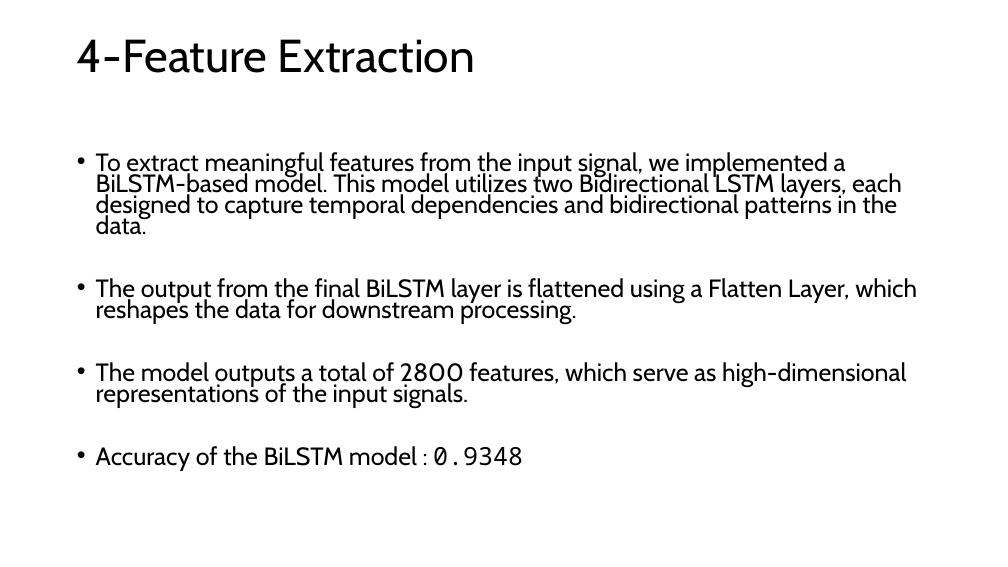
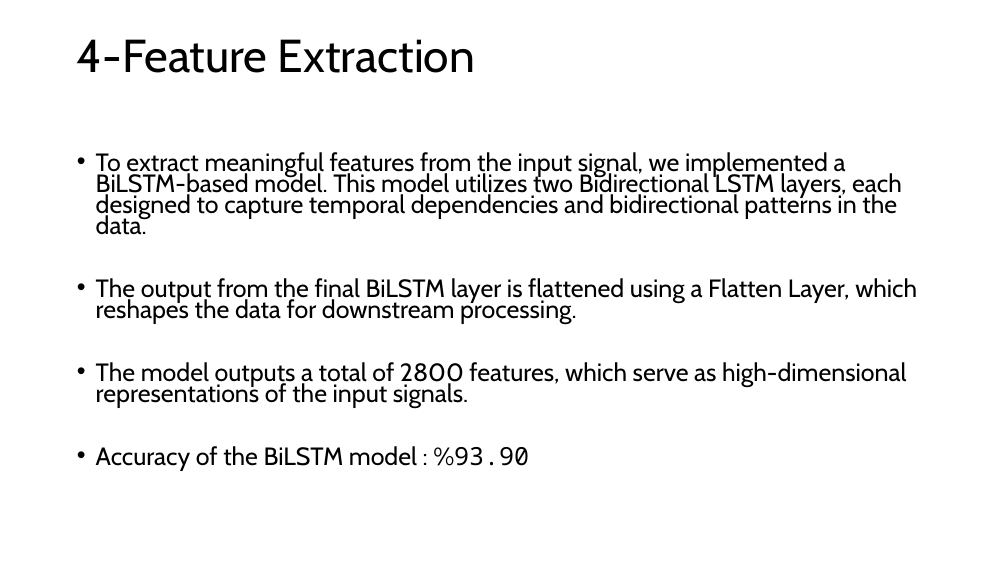
Before and after one commit to b2200356003/DataScienceCapstoneProject, a slide deck: slide 16 of DSCP Sunum.pptx. Drawn at 1008x567 pixels with LibreOffice and Linux fonts; fonts in the diff are those of the drawing. Boxes give left, top, right and bottom in pixels: in the first picture for what was removed or moved away, otherwise in the second. Text is boxed around its words. In the diff, an @@ line names an element or a change of style, - is before the commit and + after.

Commit message:
Accuracy change

```diff
--- a/DSCP Sunum.pptx
+++ b/DSCP Sunum.pptx
@@ text at bbox=[96, 446, 529, 470]: text changed @@
-• Accuracy of the BiLSTM model : 0.9348
+• Accuracy of the BiLSTM model : %93.90
```
